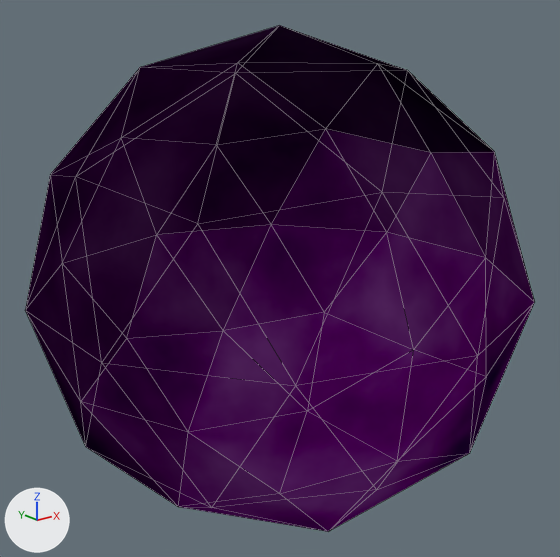
A saved change to the Blender file projects/marloth/client/assets/blend/models-2.8/sky-sphere.blend.
One viewpoint serves both versions: a 50 mm camera at (-10.6, -13.26, 5.37) aimed at (0.01, 0.01, 0.06). The lights are fixed; the arrows at lower left show +X, +Y and +Z. Mesh edges are drawn as thin lines.

Objects in the first picture: 'sky-sphere'.
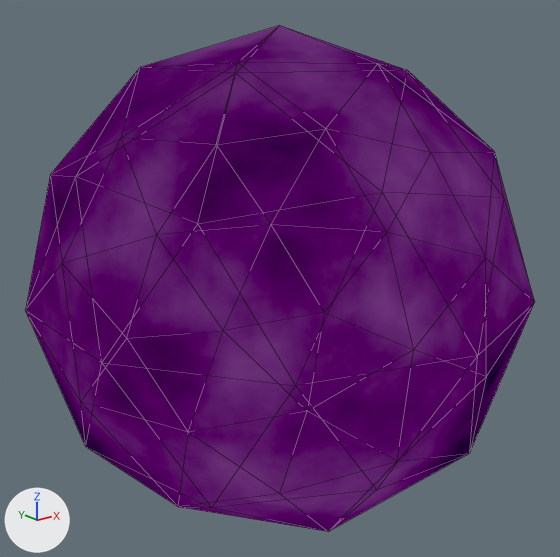
Boxes (x1, y1, x2, y2) around the edits, measured in the pictures (560 x 557 px):
'sky-sphere', recoloured, surface changed: (26, 26, 534, 531) in both

The change, as a list of edits to the scene's bpy script:
```text
Change mat_sky_sphere:
    remove # nodes: BrightContrast, BsdfPrincipled, BsdfTransparent, Mix, MixShader, NewGeometry, OutputMaterial, TexNoise
    nodes: BrightContrast, BsdfTransparent, Emission, LightPath, Mix, MixShader x2, NewGeometry, OutputMaterial, TexNoise
Change ob_sky_sphere:
    remove ob_sky_sphere.visible_shadow = False
```
